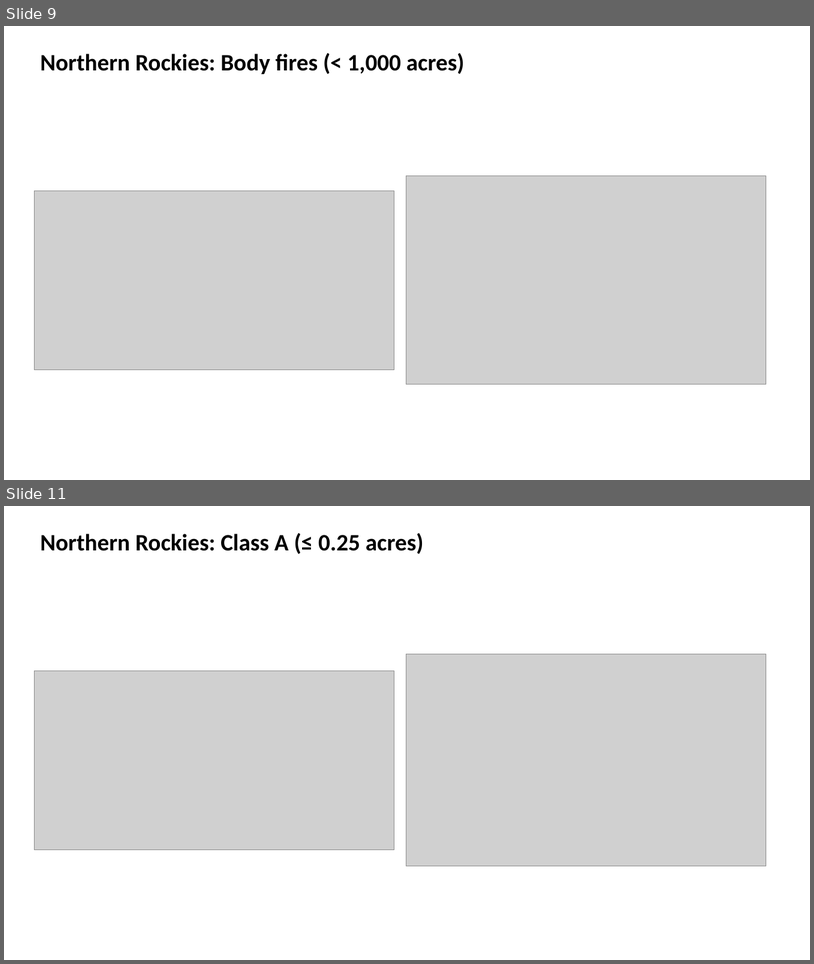
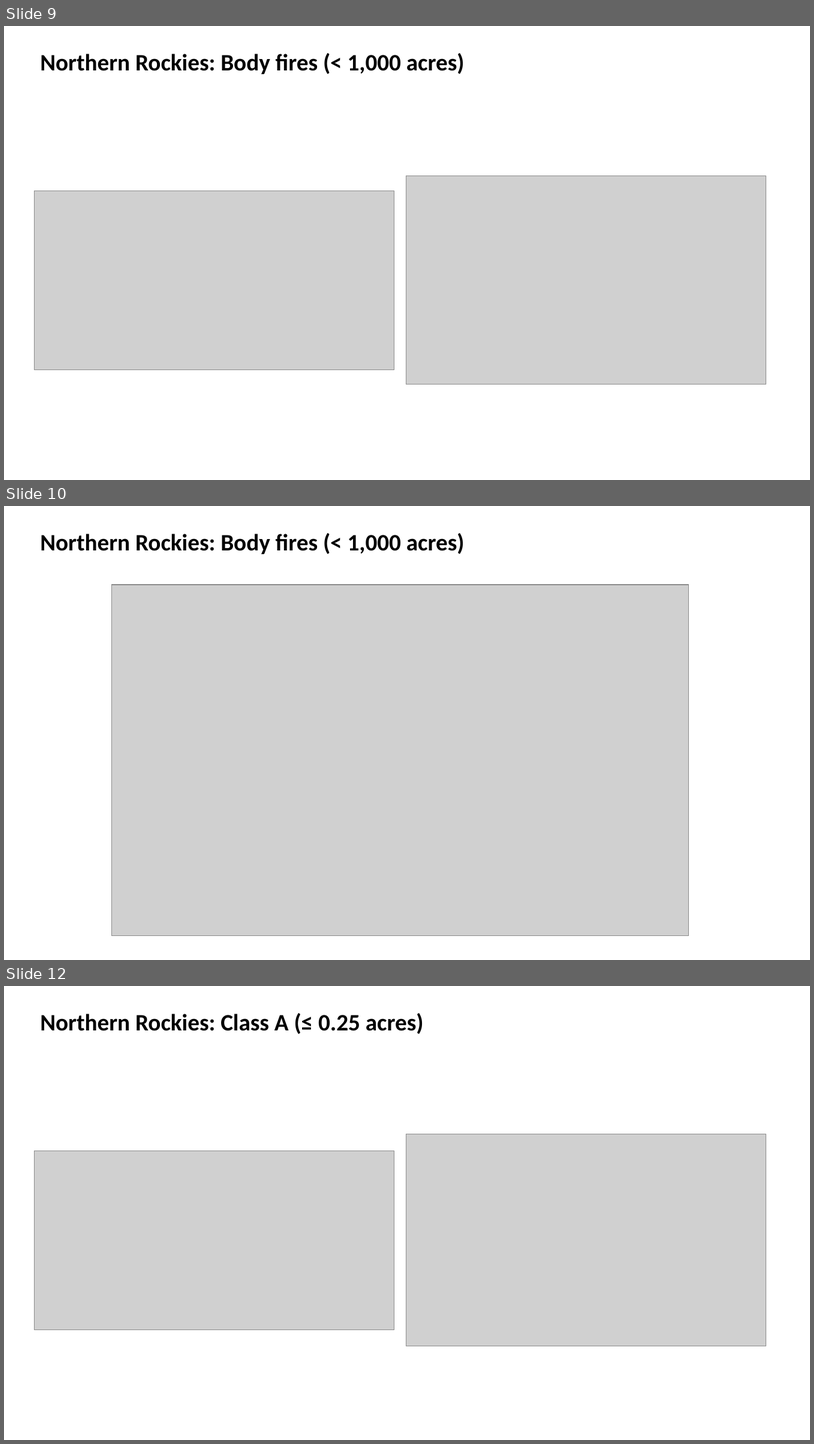
Before and after one commit to JJsouth/wgu_wildfire_capstone, a slide deck: decks/Northern Rockies.pptx. Shown one above the other, each under a label of ours: slides 9 and 11 before the commit, slides 9, 10 and 12 after it; the slides between them are not shown. The pictures are 814x964 and 814x1444 pixels, drawn with LibreOffice and Linux fonts; fonts in the diff are those of the drawing; grey boxes stand for pictures. Boxes give left, top, right and bottom in pixels: in the first picture for what was removed or moved away, otherwise in the second. Text is boxed around its words. In the diff, an @@ line names an element or a change of style, - is before the commit and + after.

```diff
--- a/decks/Northern Rockies.pptx
+++ b/decks/Northern Rockies.pptx
@@ slide 10 added at (4,506,810,960), background #FFFFFF @@
@@ text added at (40,533,465,554), 28 pt, text #000000, bold @@
+Northern Rockies: Body fires (< 1,000 acres)
@@ picture added at (111,585,689,936) @@
@@ what was slide 11 is now slide 12 @@
```
Also in this commit, not shown: 13 slides changed, 6 other slides added, 10 other files.
